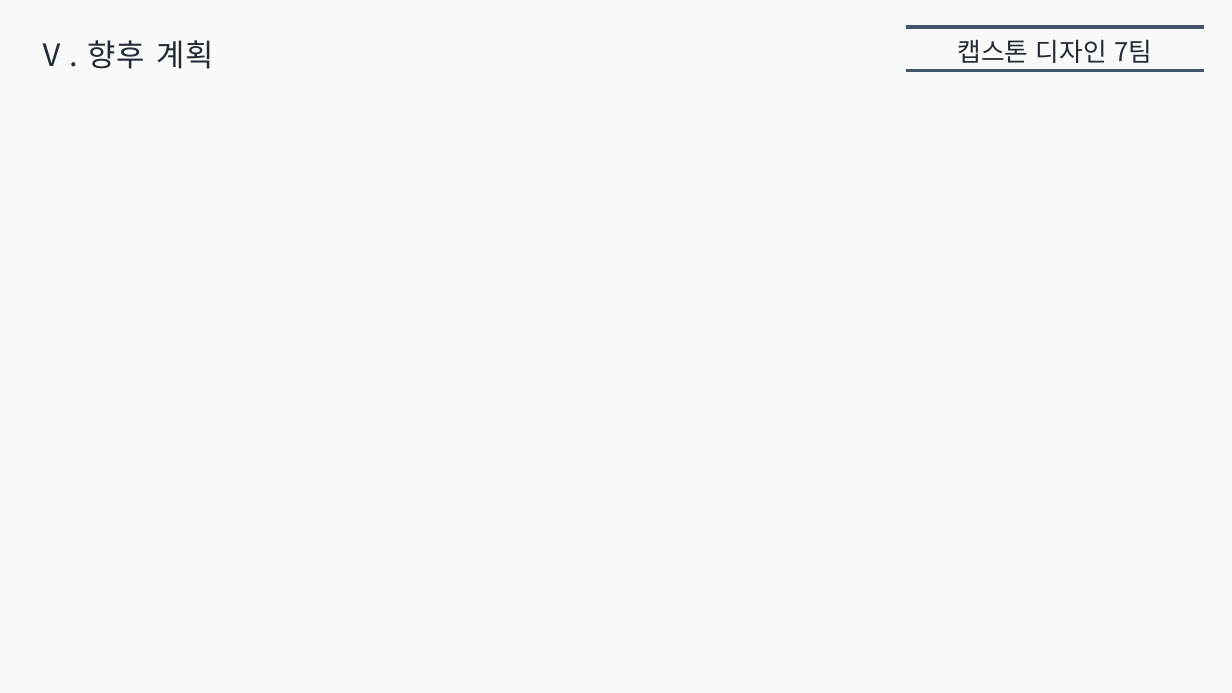
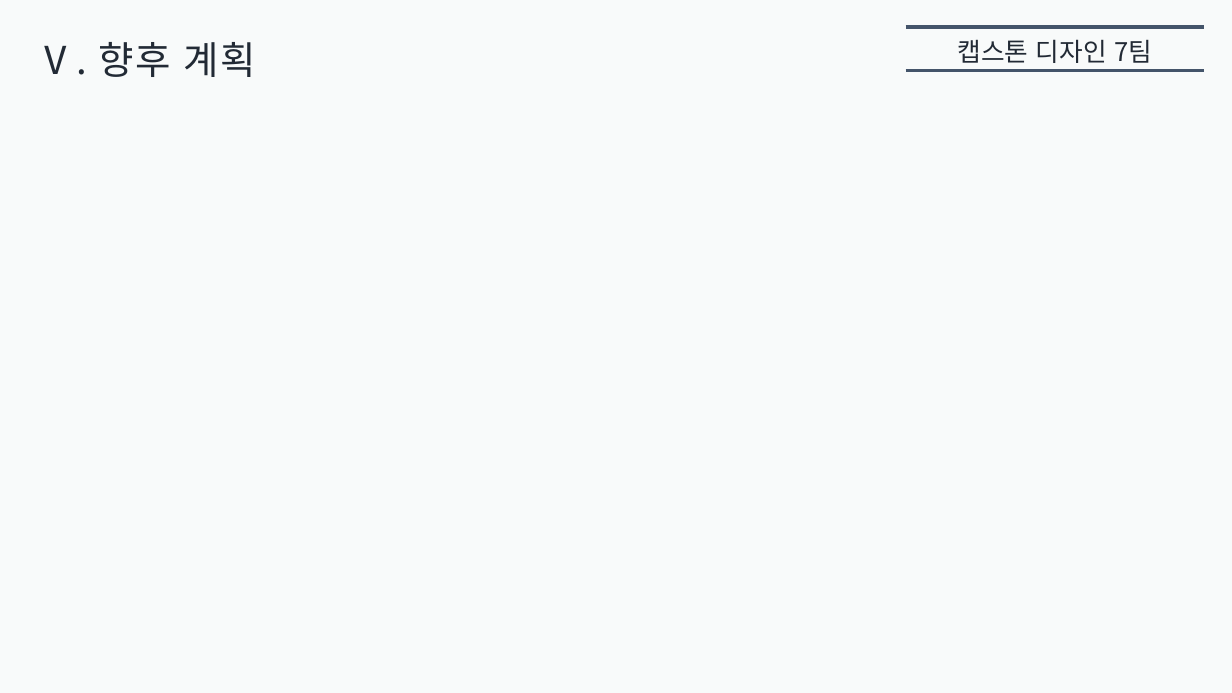
Before and after one commit to inwoo2ya/wormgame, a slide deck: slide 19 of 중간발표.pptx. Drawn at 1232x693 pixels with LibreOffice and Linux fonts; fonts in the diff are those of the drawing. Boxes give left, top, right and bottom in pixels: in the first picture for what was removed or moved away, otherwise in the second. Text is boxed around its words. In the diff, an @@ line names an element or a change of style, - is before the commit and + after.

```diff
--- a/중간발표.pptx
+++ b/중간발표.pptx
@@ text "Ⅴ. 향후 계획" at bbox=[37, 42, 256, 77]: size 24 to 30 pt @@
```
Also in this commit, not shown: 18 other slides changed.
